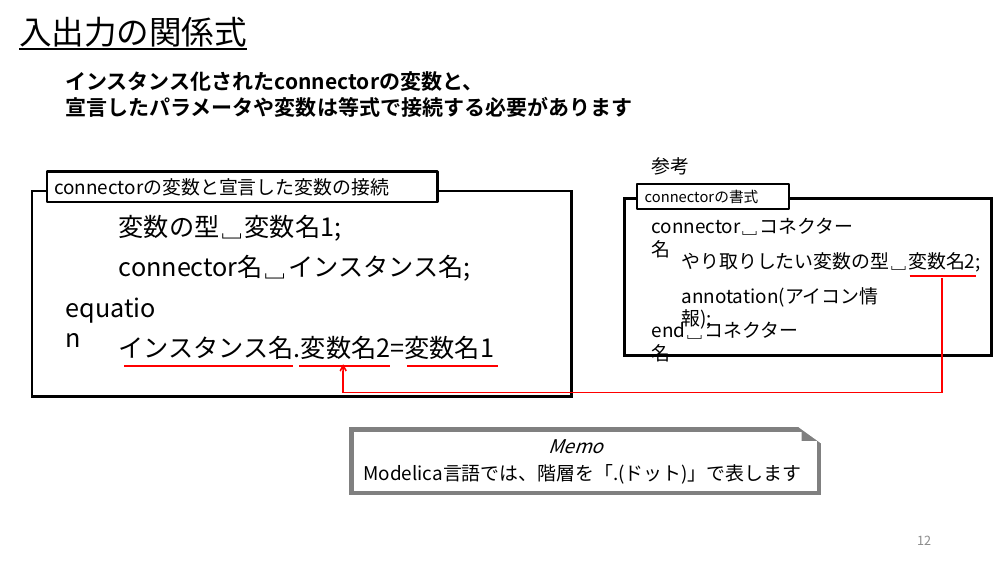
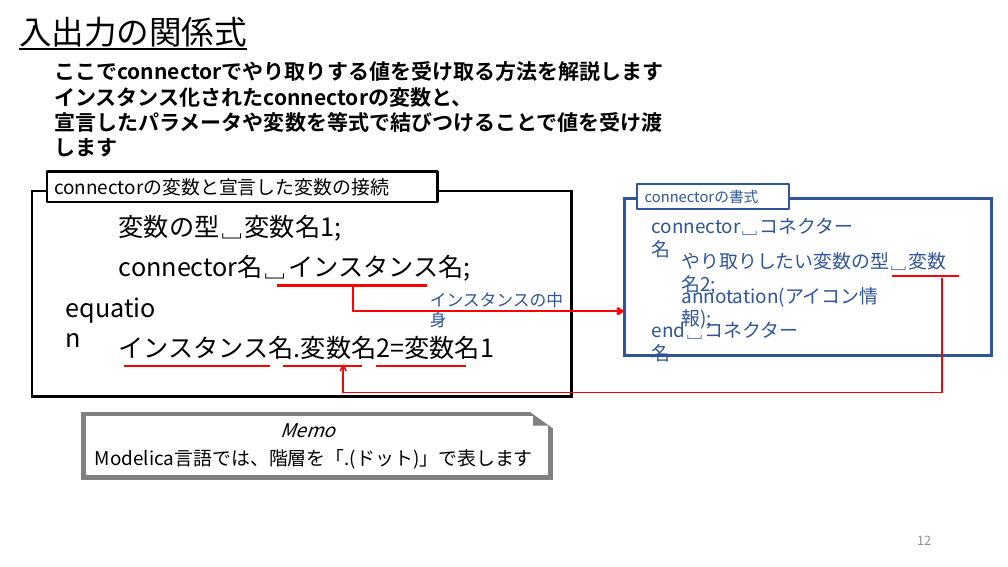
Before and after one commit to UedaShigenori/OpenModelica_Tutorials_Ja, a slide deck: slide 12 of 5_CustomizeModel3_OnePlusOne/OpenModelica_Tutorials_5.pptx. Drawn at 1008x567 pixels with LibreOffice and Linux fonts; fonts in the diff are those of the drawing. Boxes give left, top, right and bottom in pixels: in the first picture for what was removed or moved away, otherwise in the second. Text is boxed around its words. In the diff, an @@ line names an element or a change of style, - is before the commit and + after.

```diff
--- a/5_CustomizeModel3_OnePlusOne/OpenModelica_Tutorials_5.pptx
+++ b/5_CustomizeModel3_OnePlusOne/OpenModelica_Tutorials_5.pptx
@@ text "ここでconnectorでやり取りする値を受け取る方法を解説します": place and size @@
-text "ここでconnectorでやり取りする値を受け取る方法を解説します" at box(65, 71, 632, 117)
+text "ここでconnectorでやり取りする値を受け取る方法を解説します" at box(54, 61, 663, 132)
@@ text at box(54, 61, 663, 81): paragraph added @@
+ここでconnectorでやり取りする値を受け取る方法を解説します
@@ text at box(54, 112, 663, 132): text changed @@
-宣言したパラメータや変数は等式で接続する必要があります
+宣言したパラメータや変数を等式で結びつけることで値を受け渡します
@@ text removed at box(652, 157, 690, 175) @@
-参考
@@ rectangle at box(625, 199, 991, 356): outline #000000 2.25 pt to #2F5597 2.25 pt @@
@@ rectangle "connectorの書式" at box(637, 184, 789, 209): text colour #000000 to #2F5597; outline #000000 2.25 pt to #2F5597 2.25 pt @@
@@ text colour #000000 to #2F5597 in 4 elements at box(652, 217, 854, 258), box(652, 318, 798, 362), box(681, 283, 878, 331), box(681, 252, 946, 296) @@
@@ line added from (278, 286) to (426, 286), #FF0000 2.25 pt @@
@@ elbow arrow added from (352, 287) to (625, 312), #FF0000 2.25 pt @@
@@ text added at box(430, 292, 563, 328), 16 pt, text #2F5597 @@
+インスタンスの中身
@@ line moved from (910, 276) - (976, 276) to (892, 276) - (959, 276) @@
@@ line moved from (124, 366) - (293, 366) to (124, 366) - (271, 366) @@
@@ line moved from (299, 366) - (389, 366) to (283, 366) - (362, 366) @@
@@ line moved from (408, 366) - (498, 366) to (377, 366) - (467, 366) @@
@@ 2 texts, 2 freeform shapes, 1 rectangle: place and size @@
-2 texts, 2 freeform shapes, 1 rectangle at box(352, 424, 821, 493)
+2 texts, 2 freeform shapes, 1 rectangle at box(83, 409, 553, 478)
```
Also in this commit, not shown: 3 other slides changed, 3 other files.
